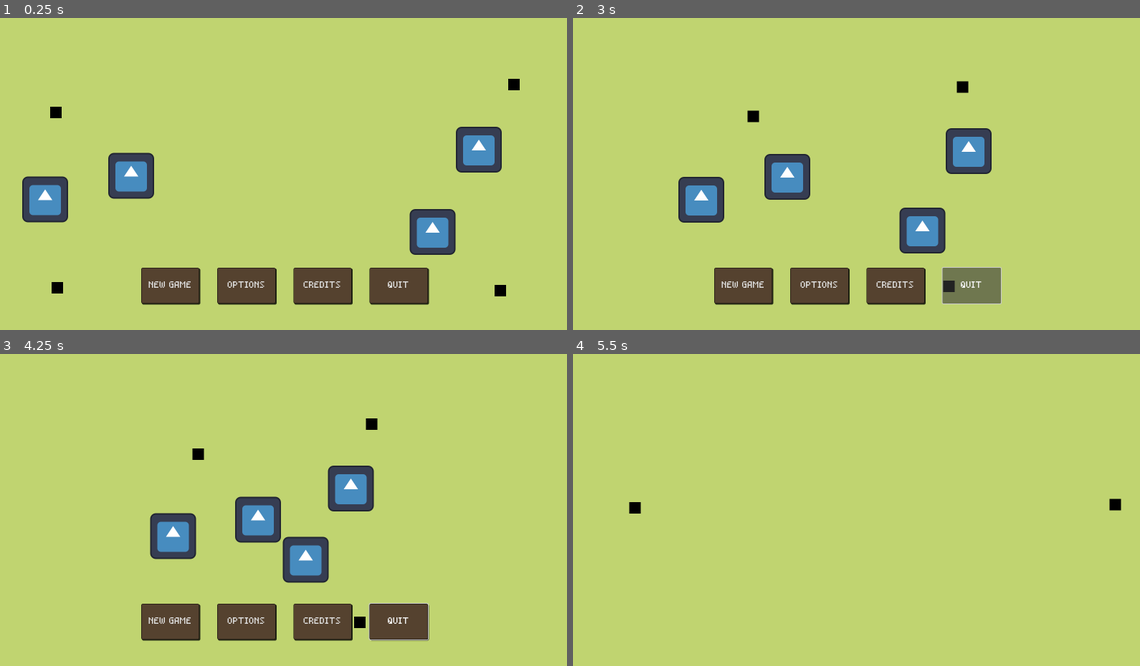
Above: before the commit, frames 1-4 (two rows, left to right).
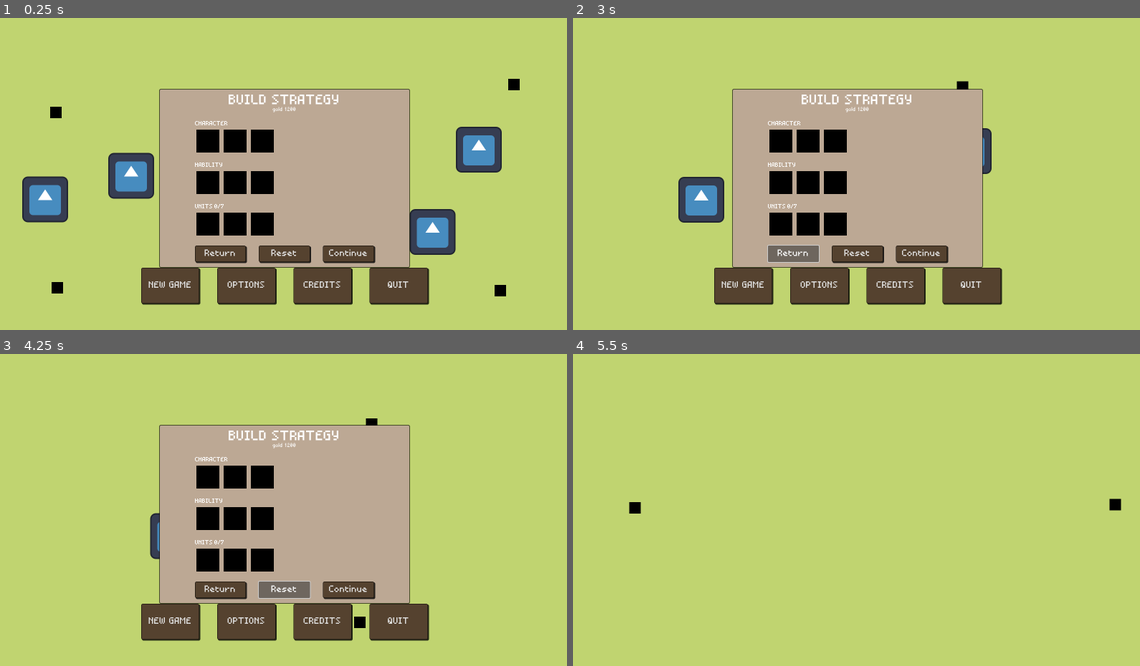
Above: after the commit, the same moments.

Repository: matulai/videojuego-rival-tactics
Game: Godot game, scene res://scenes/main_menu.tscn
Two runs of this game, one before a commit and one after it. Both use one fixed random seed, a clock stepped at 60 frames per second and the inputs below. The engine's default icon, where the game draws it, is replaced by a stand-in: a white triangle on a blue panel in a dark square.
Inputs (mouse positions are in pixels of both pictures, inside the frame that each line leads up to):
- Up to frame 1 (0.25 s): no input
- Up to frame 2 (3 s): click (782, 139) at 0.52 s; click (805, 139) at 1.27 s; click (833, 139) at 2.02 s; click "QUIT" (after the commit: "Return") at 2.75 s
- Up to frame 3 (4.25 s): click (283, 591) at 3.5 s, where only the run after the commit has a clickable "Reset"
- Up to frame 4 (5.5 s): click "NEW GAME" at 4.25 s; tap Enter at 5 s; hold D (move_right_1) from 5.03 s (still down); tap Space (attack_1) at 5.1 s

The runs differ from the first frame. In frame 1, 25% of the frame differs, in the area x 28-73%, y 22-81%; in frame 2, 27%, in the area x 28-76%, y 22-92%; in frame 3, 25%; in frame 4, nothing differs.

Commit message:
Se termina diseño de interfaz para armar estrategia

Diff:
--- a/boss_rival_tactics/scenes/Game.tscn
+++ b/boss_rival_tactics/scenes/Game.tscn
@@ -7,7 +7,6 @@
 [ext_resource type="Texture2D" uid="uid://bdud80ufe0f1y" path="res://assets/tilesets/overworld_tileset_grass.png" id="4_twpd1"]
 [ext_resource type="PackedScene" uid="uid://bs2lywj3j76gw" path="res://characters/archer/Archer.tscn" id="5_7eoaf"]
 [ext_resource type="Texture2D" uid="uid://dkne2x8q5jypc" path="res://assets/tilesets/BaseSet.png" id="5_h5syy"]
-[ext_resource type="AudioStream" uid="uid://cj0knwr58mqh7" path="res://music_sonds/glorious_morning.mp3" id="9_2ooek"]
 [ext_resource type="PackedScene" uid="uid://d3dn20yxty3tt" path="res://characters/soldier/Soldier.tscn" id="9_wpucm"]
 
 [sub_resource type="NavigationPolygon" id="NavigationPolygon_wdq22"]
@@ -1608,7 +1607,3 @@
 
 [node name="PlayerTwoSpawn" type="Marker2D" parent="PlayersSpawner"]
 position = Vector2(1519, 423)
-
-[node name="AudioStreamPlayer2D" type="AudioStreamPlayer2D" parent="."]
-stream = ExtResource("9_2ooek")
-autoplay = true
--- a/boss_rival_tactics/scenes/main_menu.tscn
+++ b/boss_rival_tactics/scenes/main_menu.tscn
@@ -1,8 +1,10 @@
-[gd_scene load_steps=7 format=3 uid="uid://digxcglpsj87c"]
+[gd_scene load_steps=8 format=3 uid="uid://digxcglpsj87c"]
 
 [ext_resource type="Script" path="res://scripts/MainMenuControl.gd" id="1_o6vmx"]
 [ext_resource type="FontVariation" uid="uid://c7vj672owbbn0" path="res://fonts/main_font.tres" id="2_7vj1m"]
 [ext_resource type="PackedScene" uid="uid://c70lvth7u7qt5" path="res://scenes/MainMenuBackground.tscn" id="3_c6lau"]
+[ext_resource type="Texture2D" uid="uid://ddonrslxbn1s3" path="res://assets/sprites/player.png" id="4_j0cnv"]
+[ext_resource type="AudioStream" uid="uid://cj0knwr58mqh7" path="res://music_sonds/glorious_morning.mp3" id="5_6efw8"]
 
 [sub_resource type="StyleBoxFlat" id="StyleBoxFlat_m4hfy"]
 bg_color = Color(0.333333, 0.258824, 0.184314, 1)
@@ -31,9 +33,6 @@
 corner_radius_bottom_right = 4
 corner_radius_bottom_left = 4
 
-[sub_resource type="StyleBoxFlat" id="StyleBoxFlat_ec77d"]
-bg_color = Color(0.333333, 0.258824, 0.184314, 1)
-
 [node name="MainMenu" type="Node"]
 
 [node name="MenuOptions" type="Control" parent="."]
@@ -98,7 +97,6 @@
 text = "QUIT"
 
 [node name="MenuUnitsSelection" type="Control" parent="."]
-visible = false
 z_index = 1
 layout_mode = 3
 anchors_preset = 8
@@ -122,25 +120,164 @@
 grow_vertical = 2
 theme_override_styles/panel = SubResource("StyleBoxFlat_yrtbo")
 
-[node name="Panel" type="Panel" parent="MenuUnitsSelection/Panel"]
+[node name="VBoxContainer" type="VBoxContainer" parent="MenuUnitsSelection/Panel"]
 layout_mode = 1
-anchors_preset = 13
-anchor_left = 0.5
-anchor_right = 0.5
-anchor_bottom = 1.0
-offset_left = -275.0
-offset_right = 275.0
-grow_horizontal = 2
-grow_vertical = 2
-theme_override_styles/panel = SubResource("StyleBoxFlat_ec77d")
-
-[node name="Label" type="Label" parent="MenuUnitsSelection"]
-layout_mode = 0
-offset_right = 40.0
-offset_bottom = 16.0
+anchors_preset = 15
+anchor_right = 1.0
+anchor_bottom = 1.0
+offset_left = 100.0
+offset_top = 16.0
+offset_right = -100.0
+offset_bottom = -16.0
+grow_horizontal = 2
+grow_vertical = 2
+theme_override_constants/separation = 24
+
+[node name="BuildStrategy" type="VBoxContainer" parent="MenuUnitsSelection/Panel/VBoxContainer"]
+layout_mode = 2
+theme_override_constants/separation = 24
+
+[node name="VBoxContainer" type="VBoxContainer" parent="MenuUnitsSelection/Panel/VBoxContainer/BuildStrategy"]
+layout_mode = 2
+theme_override_constants/separation = 0
+
+[node name="Title" type="Label" parent="MenuUnitsSelection/Panel/VBoxContainer/BuildStrategy/VBoxContainer"]
+layout_mode = 2
+theme_override_font_sizes/font_size = 36
+text = "BUILD STRATEGY"
+horizontal_alignment = 1
+
+[node name="Gold" type="Label" parent="MenuUnitsSelection/Panel/VBoxContainer/BuildStrategy/VBoxContainer"]
+layout_mode = 2
+theme_override_font_sizes/font_size = 13
+text = "gold 1200"
+horizontal_alignment = 1
+
+[node name="Selections" type="VBoxContainer" parent="MenuUnitsSelection/Panel/VBoxContainer/BuildStrategy"]
+layout_mode = 2
+theme_override_constants/separation = 24
+
+[node name="CharactersSelection" type="VBoxContainer" parent="MenuUnitsSelection/Panel/VBoxContainer/BuildStrategy/Selections"]
+layout_mode = 2
+
+[node name="Characters" type="Label" parent="MenuUnitsSelection/Panel/VBoxContainer/BuildStrategy/Selections/CharactersSelection"]
+layout_mode = 2
+text = "CHARACTER"
+
+[node name="ChractersOptions" type="HBoxContainer" parent="MenuUnitsSelection/Panel/VBoxContainer/BuildStrategy/Selections/CharactersSelection"]
+layout_mode = 2
+
+[node name="Button" type="Button" parent="MenuUnitsSelection/Panel/VBoxContainer/BuildStrategy/Selections/CharactersSelection/ChractersOptions"]
+layout_mode = 2
+icon = ExtResource("4_j0cnv")
+flat = true
+
+[node name="Button2" type="Button" parent="MenuUnitsSelection/Panel/VBoxContainer/BuildStrategy/Selections/CharactersSelection/ChractersOptions"]
+layout_mode = 2
+icon = ExtResource("4_j0cnv")
+flat = true
+
+[node name="Button3" type="Button" parent="MenuUnitsSelection/Panel/VBoxContainer/BuildStrategy/Selections/CharactersSelection/ChractersOptions"]
+layout_mode = 2
+icon = ExtResource("4_j0cnv")
+flat = true
+
+[node name="HabilitySelection" type="VBoxContainer" parent="MenuUnitsSelection/Panel/VBoxContainer/BuildStrategy/Selections"]
+layout_mode = 2
+
+[node name="Hability" type="Label" parent="MenuUnitsSelection/Panel/VBoxContainer/BuildStrategy/Selections/HabilitySelection"]
+layout_mode = 2
+text = "HABILITY"
+
+[node name="HabilityOptions" type="HBoxContainer" parent="MenuUnitsSelection/Panel/VBoxContainer/BuildStrategy/Selections/HabilitySelection"]
+layout_mode = 2
+
+[node name="Button" type="Button" parent="MenuUnitsSelection/Panel/VBoxContainer/BuildStrategy/Selections/HabilitySelection/HabilityOptions"]
+layout_mode = 2
+icon = ExtResource("4_j0cnv")
+flat = true
+
+[node name="Button2" type="Button" parent="MenuUnitsSelection/Panel/VBoxContainer/BuildStrategy/Selections/HabilitySelection/HabilityOptions"]
+layout_mode = 2
+icon = ExtResource("4_j0cnv")
+flat = true
+
+[node name="Button3" type="Button" parent="MenuUnitsSelection/Panel/VBoxContainer/BuildStrategy/Selections/HabilitySelection/HabilityOptions"]
+layout_mode = 2
+icon = ExtResource("4_j0cnv")
+flat = true
+
+[node name="UnitsSelection" type="VBoxContainer" parent="MenuUnitsSelection/Panel/VBoxContainer/BuildStrategy/Selections"]
+layout_mode = 2
+
+[node name="HBoxContainer" type="HBoxContainer" parent="MenuUnitsSelection/Panel/VBoxContainer/BuildStrategy/Selections/UnitsSelection"]
+layout_mode = 2
+
+[node name="Units" type="Label" parent="MenuUnitsSelection/Panel/VBoxContainer/BuildStrategy/Selections/UnitsSelection/HBoxContainer"]
+layout_mode = 2
+text = "UNITS"
+
+[node name="Amount" type="Label" parent="MenuUnitsSelection/Panel/VBoxContainer/BuildStrategy/Selections/UnitsSelection/HBoxContainer"]
+layout_mode = 2
+text = "0/7"
+
+[node name="UnitsOptions" type="HBoxContainer" parent="MenuUnitsSelection/Panel/VBoxContainer/BuildStrategy/Selections/UnitsSelection"]
+layout_mode = 2
+
+[node name="Button" type="Button" parent="MenuUnitsSelection/Panel/VBoxContainer/BuildStrategy/Selections/UnitsSelection/UnitsOptions"]
+layout_mode = 2
+icon = ExtResource("4_j0cnv")
+flat = true
+
+[node name="Button2" type="Button" parent="MenuUnitsSelection/Panel/VBoxContainer/BuildStrategy/Selections/UnitsSelection/UnitsOptions"]
+layout_mode = 2
+icon = ExtResource("4_j0cnv")
+flat = true
+
+[node name="Button3" type="Button" parent="MenuUnitsSelection/Panel/VBoxContainer/BuildStrategy/Selections/UnitsSelection/UnitsOptions"]
+layout_mode = 2
+icon = ExtResource("4_j0cnv")
+flat = true
+
+[node name="Buttons" type="HBoxContainer" parent="MenuUnitsSelection/Panel/VBoxContainer"]
+layout_mode = 2
+size_flags_vertical = 3
+theme_override_constants/separation = 36
+
+[node name="QuitButton" type="Button" parent="MenuUnitsSelection/Panel/VBoxContainer/Buttons"]
+layout_mode = 2
+size_flags_horizontal = 3
+theme_override_fonts/font = ExtResource("2_7vj1m")
+theme_override_font_sizes/font_size = 24
+theme_override_styles/normal = SubResource("StyleBoxFlat_m4hfy")
+action_mode = 0
+text = "Return
+"
+
+[node name="QuitButton2" type="Button" parent="MenuUnitsSelection/Panel/VBoxContainer/Buttons"]
+layout_mode = 2
+size_flags_horizontal = 3
+theme_override_fonts/font = ExtResource("2_7vj1m")
+theme_override_font_sizes/font_size = 24
+theme_override_styles/normal = SubResource("StyleBoxFlat_m4hfy")
+action_mode = 0
+text = "Reset"
+
+[node name="QuitButton3" type="Button" parent="MenuUnitsSelection/Panel/VBoxContainer/Buttons"]
+layout_mode = 2
+size_flags_horizontal = 3
+theme_override_fonts/font = ExtResource("2_7vj1m")
+theme_override_font_sizes/font_size = 24
+theme_override_styles/normal = SubResource("StyleBoxFlat_m4hfy")
+action_mode = 0
+text = "Continue"
 
 [node name="MainManuBackground" parent="." instance=ExtResource("3_c6lau")]
 player_one_scene = null
 player_two_scene = null
 
+[node name="AudioStreamPlayer2D" type="AudioStreamPlayer2D" parent="."]
+stream = ExtResource("5_6efw8")
+autoplay = true
+
 [connection signal="pressed" from="MenuOptions/Buttons/StartButton" to="MenuOptions" method="_on_start_button_pressed"]
Not shown: 1 places in boss_rival_tactics/scenes/Game.tscn that only renumber resources
